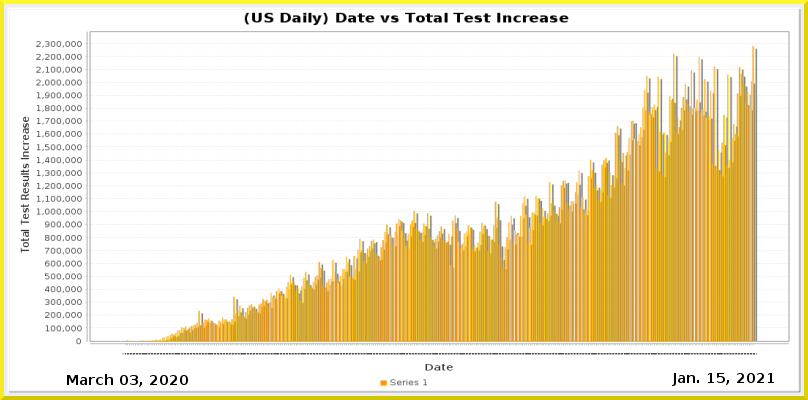
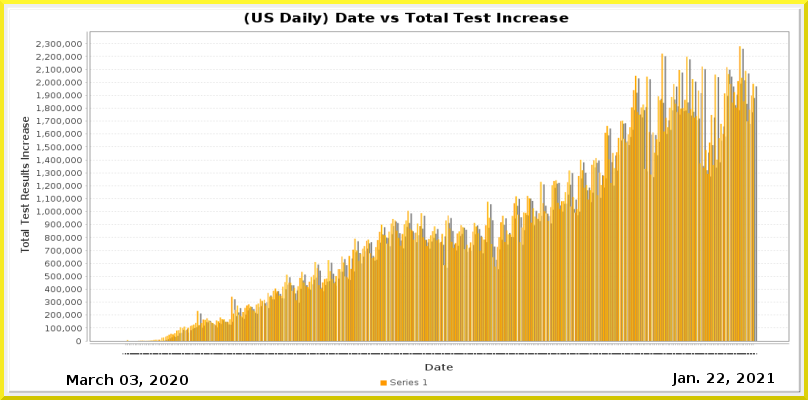
Before/after of a 808x400 layered artwork. What changed in the layer stack:
painted on "Current Date" over [707, 373, 725, 383]
painted on "Date_vs_TestIncrease.png" over [127, 46, 758, 355]
